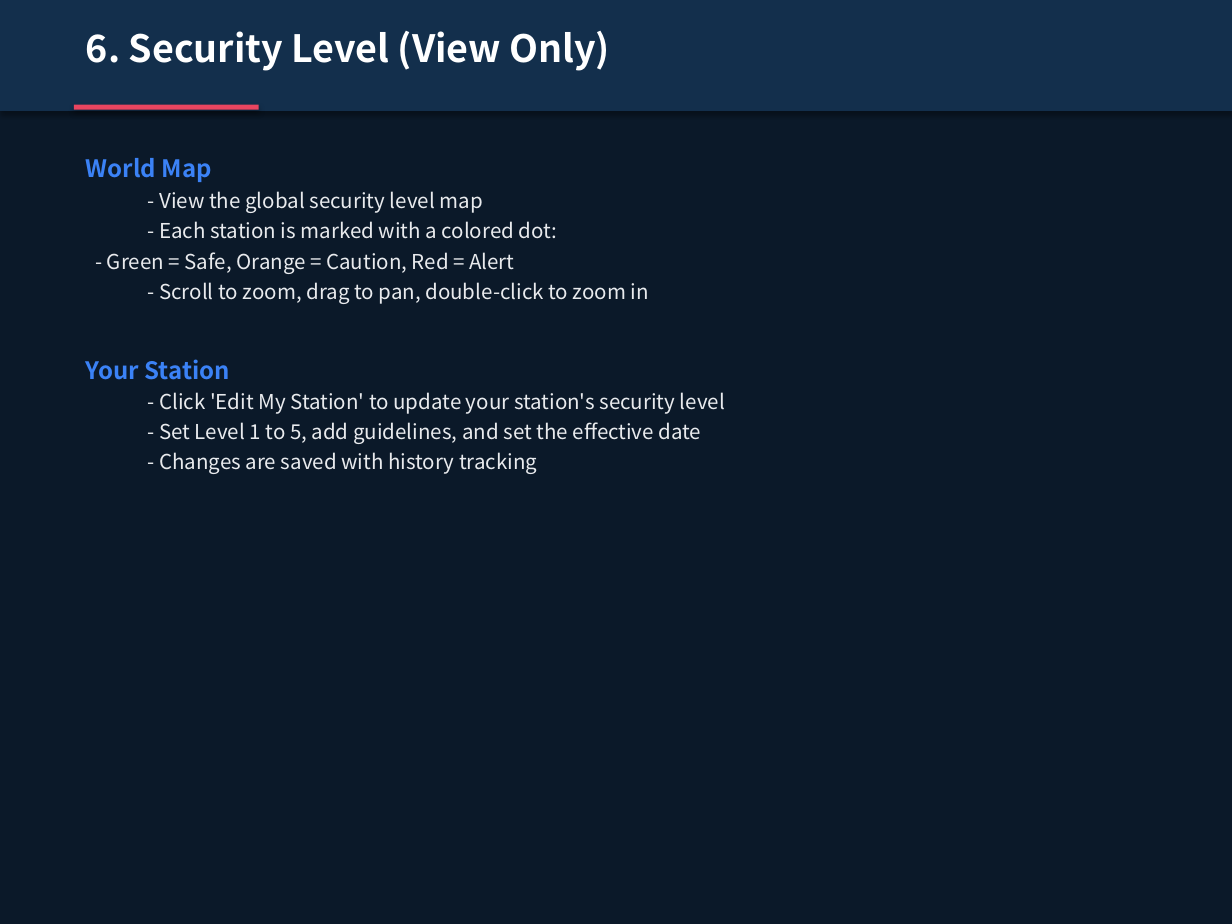
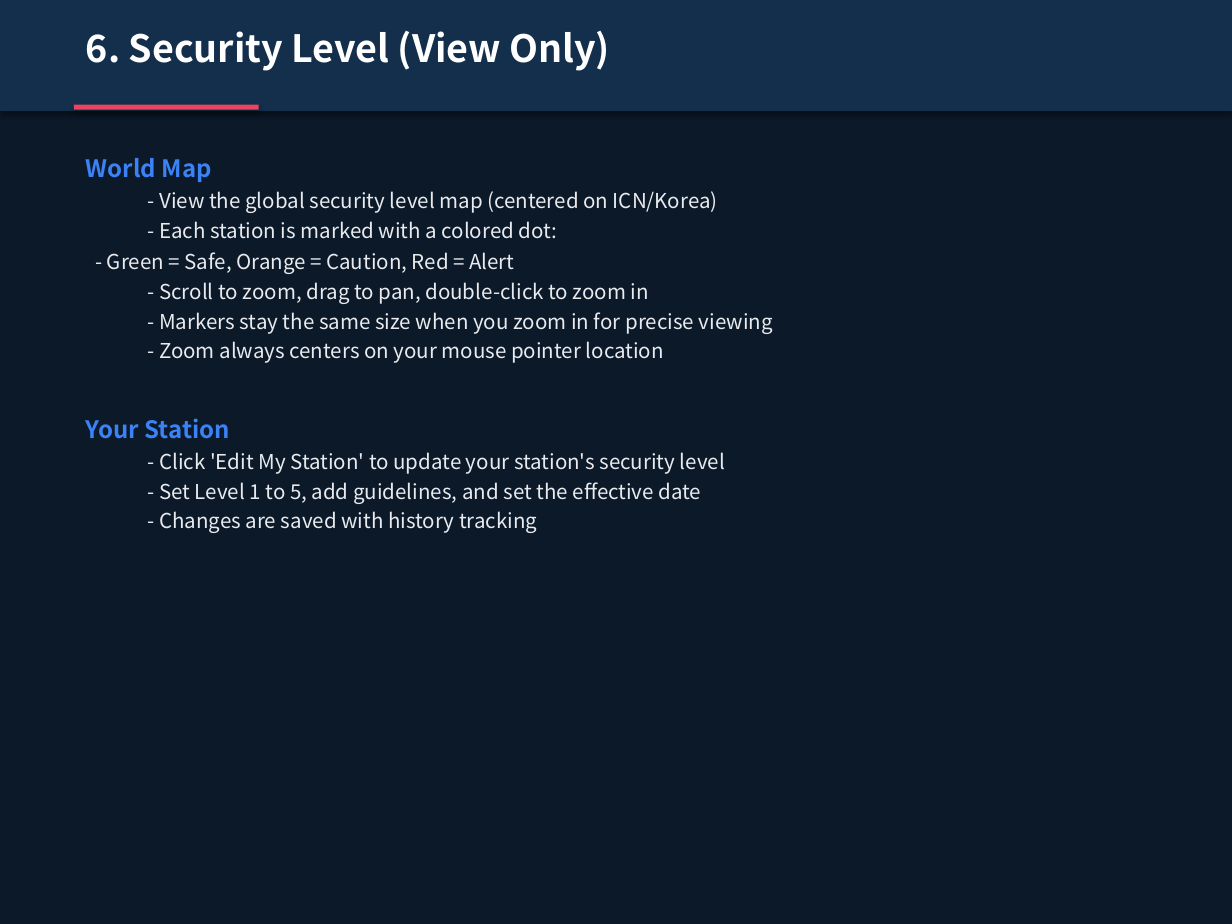
Before and after one commit to Mark4mission/airzeta-security-fee-app, a slide deck: slide 7 of AirZeta_Branch_User_Guide_EN.pptx. Drawn at 1232x924 pixels with LibreOffice and Linux fonts; fonts in the diff are those of the drawing. Boxes give left, top, right and bottom in pixels: in the first picture for what was removed or moved away, otherwise in the second. Text is boxed around its words. In the diff, an @@ line names an element or a change of style, - is before the commit and + after.

```diff
--- a/AirZeta_Branch_User_Guide_EN.pptx
+++ b/AirZeta_Branch_User_Guide_EN.pptx
@@ text at (x1=159, y1=191, x2=718, y2=213): text changed @@
-  - View the global security level map
+  - View the global security level map (centered on ICN/Korea)
@@ text at (x1=159, y1=312, x2=773, y2=363): paragraphs added @@
+  - Markers stay the same size when you zoom in for precise viewing
+  - Zoom always centers on your mouse pointer location
```
Also in this commit, not shown: 6 other files.
